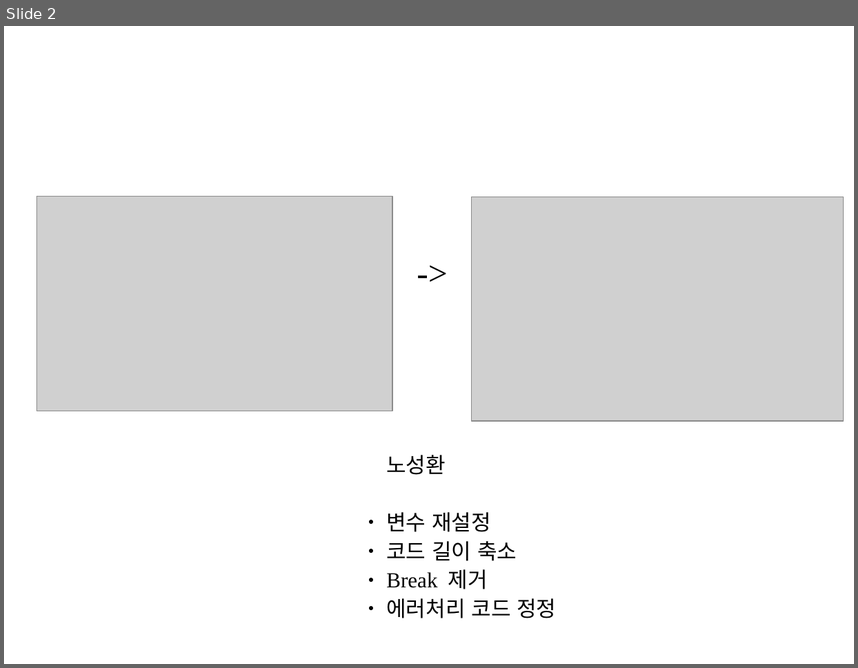
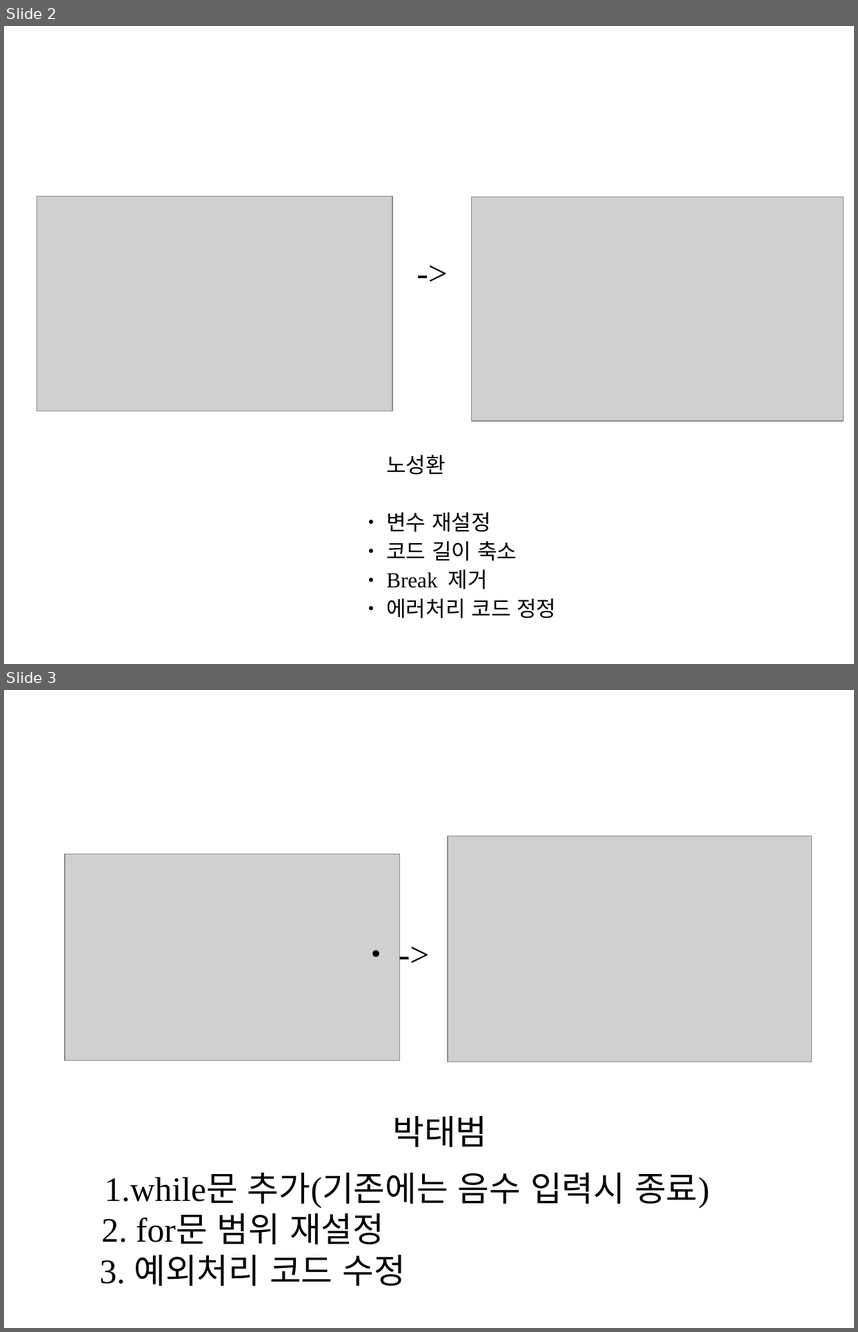
Before and after one commit to hj9097/4-, a slide deck: assignment2.odp. Shown one above the other, each under a label of ours: slide 2 before the commit, slides 2 and 3 after it. The pictures are 858x668 and 858x1332 pixels, drawn with LibreOffice and Linux fonts; fonts in the diff are those of the drawing; grey boxes stand for pictures. Boxes give left, top, right and bottom in pixels: in the first picture for what was removed or moved away, otherwise in the second. Text is boxed around its words. In the diff, an @@ line names an element or a change of style, - is before the commit and + after.

Commit message:
추가

```diff
--- a/assignment2.odp
+++ b/assignment2.odp
@@ slide 3 added at [4,690,854,1328], background #FFFFFF @@
@@ picture added at [65,854,400,1061] @@
@@ picture added at [448,836,812,1062] @@
@@ text added at [363,932,445,982], 32 pt, text #000000 @@
+● ->
@@ text added at [100,1116,710,1285], 32 pt, text #000000 @@
+박태범
+1.while문 추가(기존에는 음수 입력시 종료)
+2. for문 범위 재설정
+3. 예외처리 코드 수정
```
